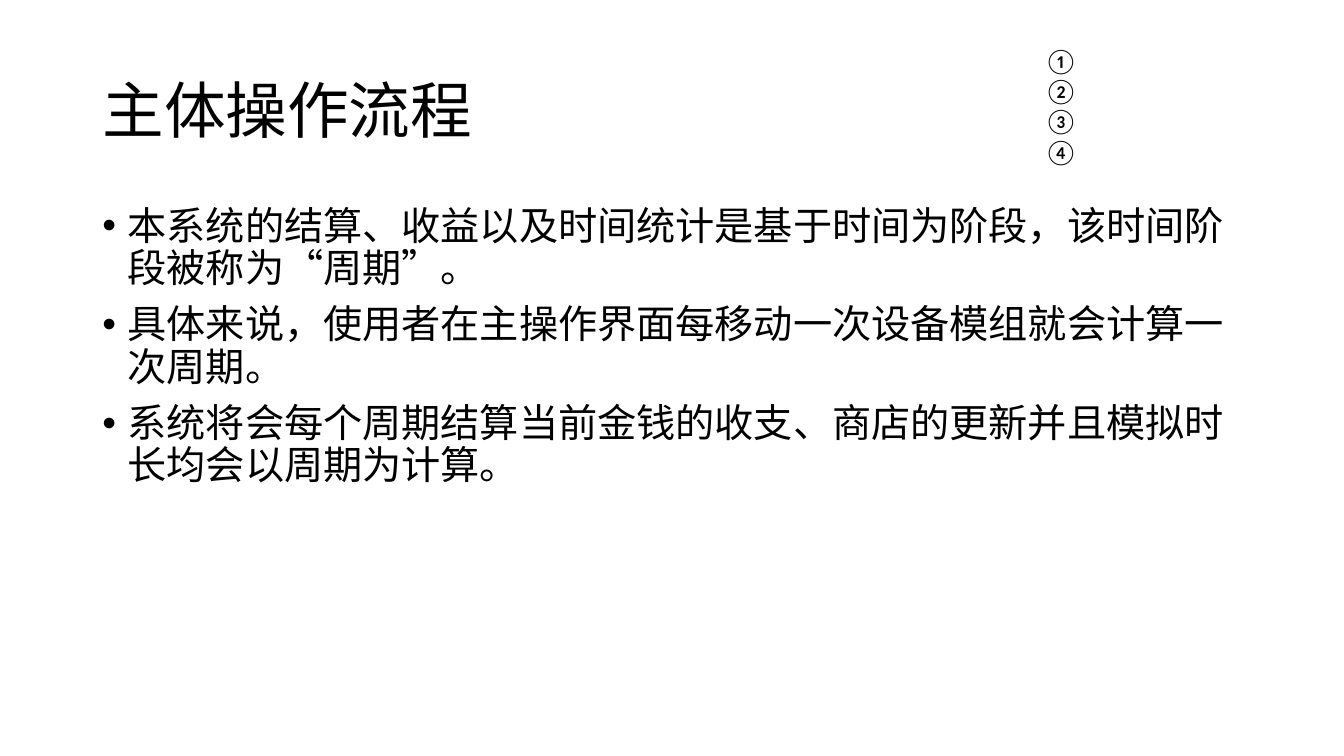
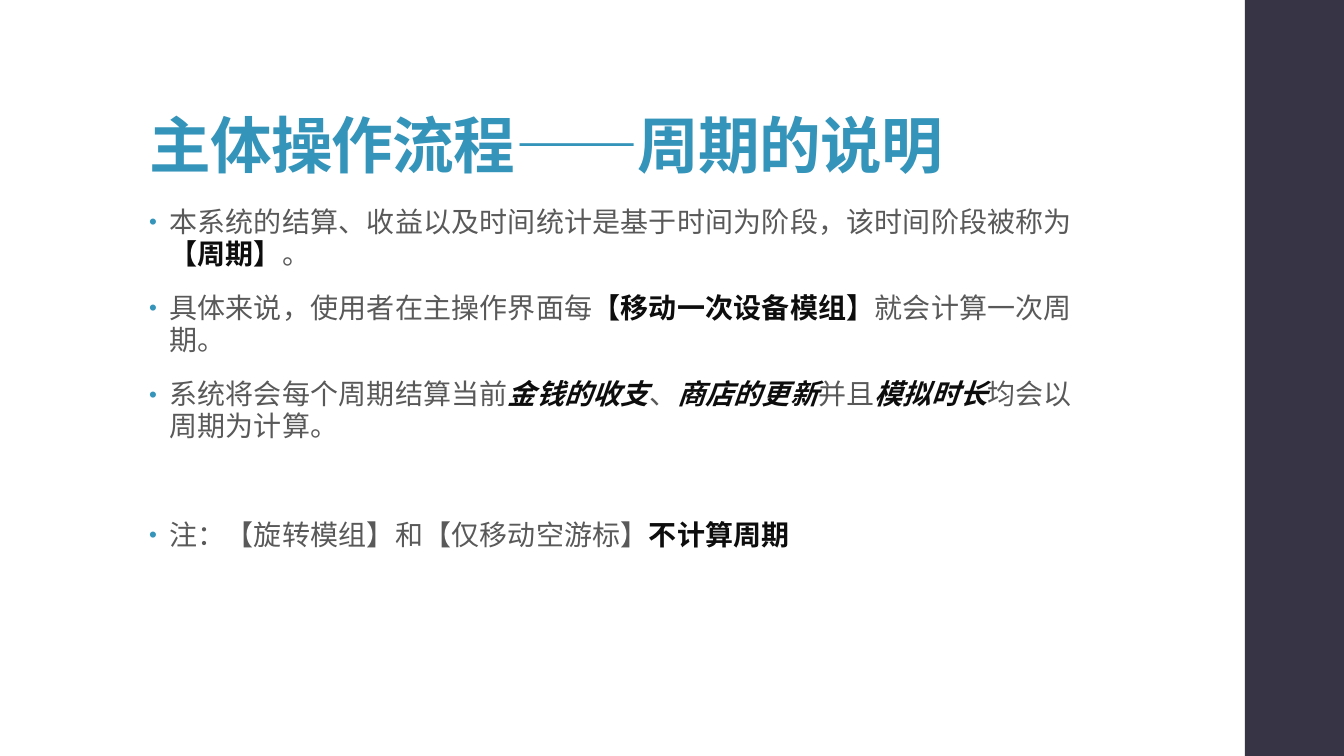
Before and after one commit to syx007/GamePlayGround, a slide deck: slide 7 of document/ROOT 操作指南.pptx (slide 5 before the commit). Drawn at 1344x756 pixels with LibreOffice and Linux fonts; fonts in the diff are those of the drawing. Boxes give left, top, right and bottom in pixels: in the first picture for what was removed or moved away, otherwise in the second. Text is boxed around its words. In the diff, an @@ line names an element or a change of style, - is before the commit and + after.

```diff
--- a/document/ROOT 操作指南.pptx
+++ b/document/ROOT 操作指南.pptx
@@ title "主体操作流程——周期的说明" at (149, 115, 943, 174): vertical alignment middle to bottom @@
@@ rectangle added at (1245, 0, 1344, 756), fill #373545 @@
@@ text removed at (1034, 40, 1118, 172) @@
-①②③④
@@ title at (149, 115, 943, 174): text changed; text colour #000000 to #3494BA; bold on @@
-主体操作流程
+主体操作流程——周期的说明
@@ text "本系统的结算、收益以及时间统计是基于时间为阶段，该时间阶段被称为【周期】。": place and size @@
-text "本系统的结算、收益以及时间统计是基于时间为阶段，该时间阶段被称为【周期】。" at (128, 207, 1224, 482)
+text "本系统的结算、收益以及时间统计是基于时间为阶段，该时间阶段被称为【周期】。" at (169, 208, 1072, 548)
@@ text at (169, 208, 1072, 352): text changed; size 28 to 20 pt; text colour #000000 to #595959 @@
-• 本系统的结算、收益以及时间统计是基于时间为阶段，该时间阶段被称为“周期”。
-• 具体来说，使用者在主操作界面每移动一次设备模组就会计算一次周期。
+• 本系统的结算、收益以及时间统计是基于时间为阶段，该时间阶段被称为【周期】。
+• 具体来说，使用者在主操作界面每【移动一次设备模组】就会计算一次周期。
@@ text at (169, 380, 1072, 438): size 28 to 20 pt, text colour #000000 to #595959, text colour #000000 to #0D0D0D, letter spacing 0 to 0.1 pt, bold on, italic on in "系统将会每个周期结算当前金钱的收支、商店的更新并且模拟时长均会以周期为计算。"; indent changed; line spacing 0.9 to 0.95; more space between paragraphs @@
@@ text at (169, 521, 789, 548): paragraph added @@
+• 注：【旋转模组】和【仅移动空游标】不计算周期
```
Also in this commit, not shown: 13 other slides changed, 1 slide added, 1 slide removed.
